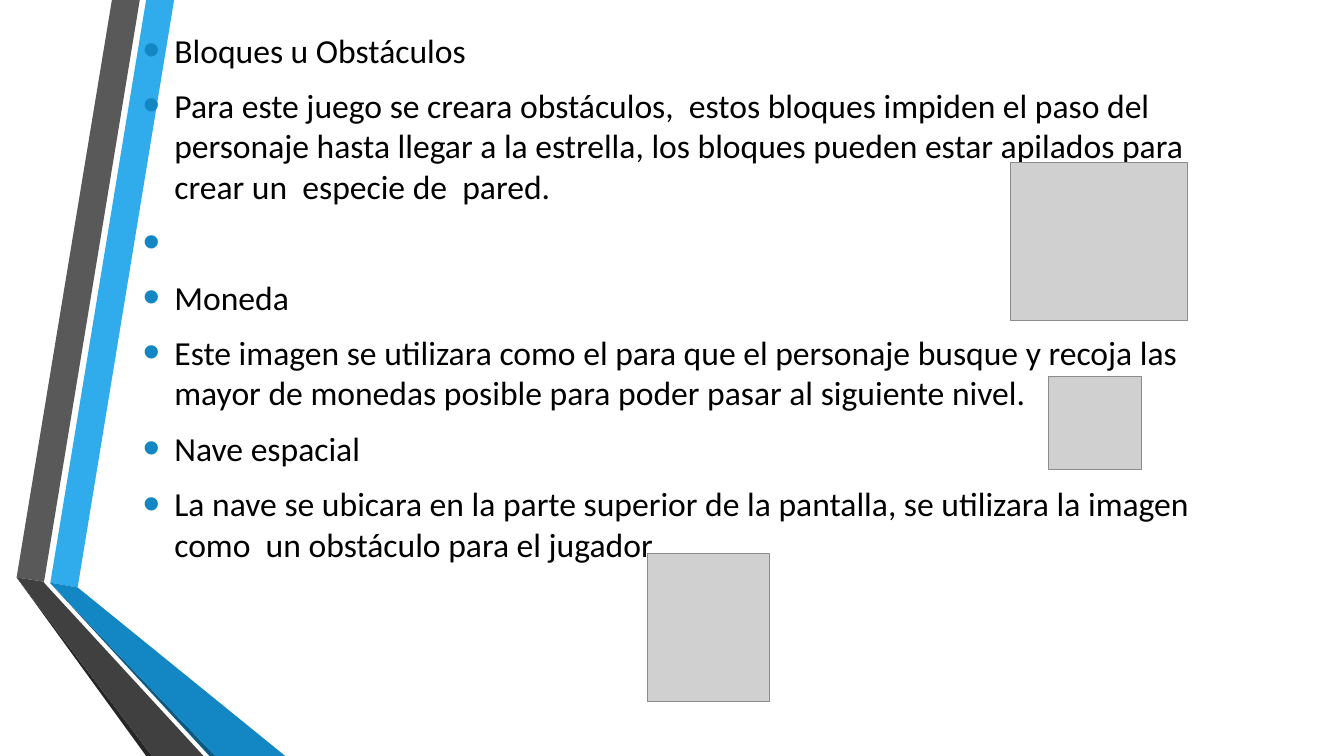
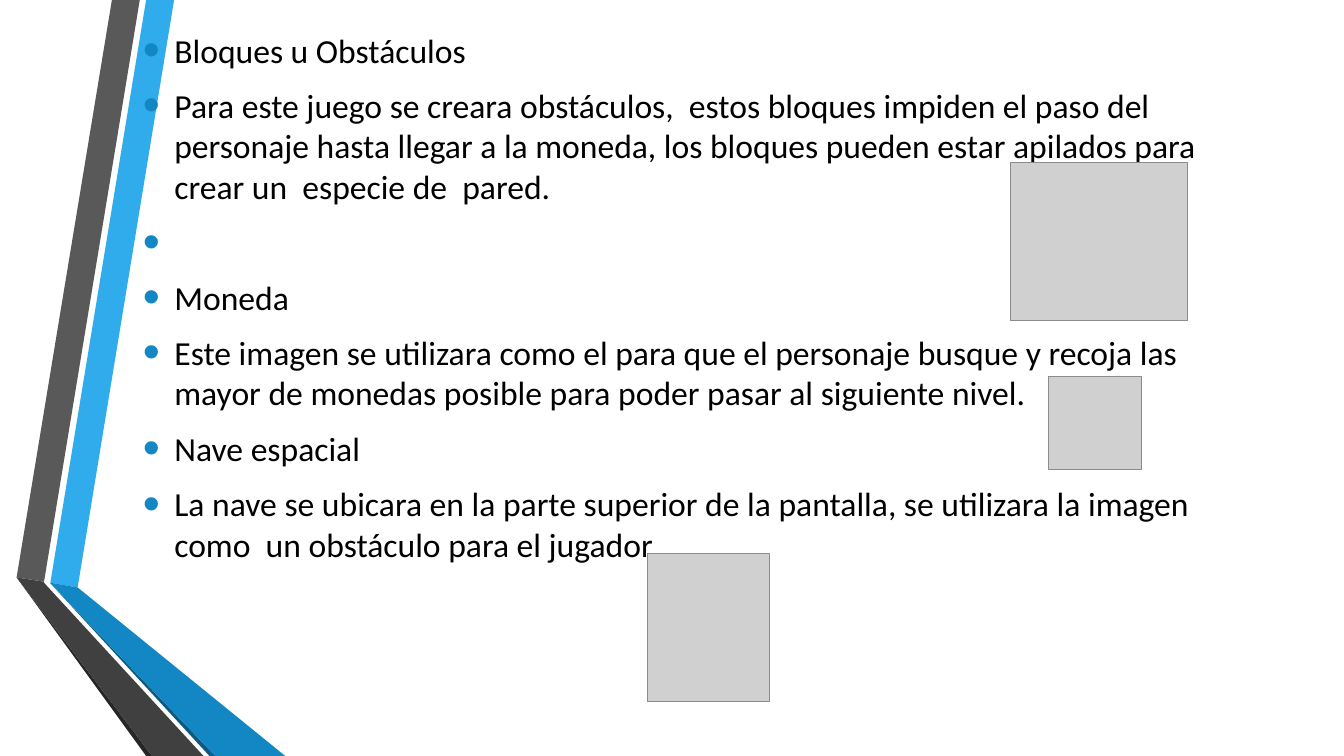
Before and after one commit to StalinMazaEpn/Proyecto_Final, a slide deck: slide 12 of Propuesta_de_Proyecto.pptx (slide 11 before the commit). Drawn at 1344x756 pixels with LibreOffice and Linux fonts; fonts in the diff are those of the drawing; grey boxes stand for pictures; background and template pictures are left out. Boxes give left, top, right and bottom in pixels: in the first picture for what was removed or moved away, otherwise in the second. Text is boxed around its words. In the diff, an @@ line names an element or a change of style, - is before the commit and + after.

```diff
--- a/Propuesta_de_Proyecto.pptx
+++ b/Propuesta_de_Proyecto.pptx
@@ text at [174,94,1195,205]: text changed @@
-• Para este juego se creara obstáculos, estos bloques impiden el paso del personaje hasta llegar a la estrella, los bloques pueden estar apilados para crear un especie de pared.
+• Para este juego se creara obstáculos, estos bloques impiden el paso del personaje hasta llegar a la moneda, los bloques pueden estar apilados para crear un especie de pared.
```
Also in this commit, not shown: 3 other slides changed, 2 slides added.
